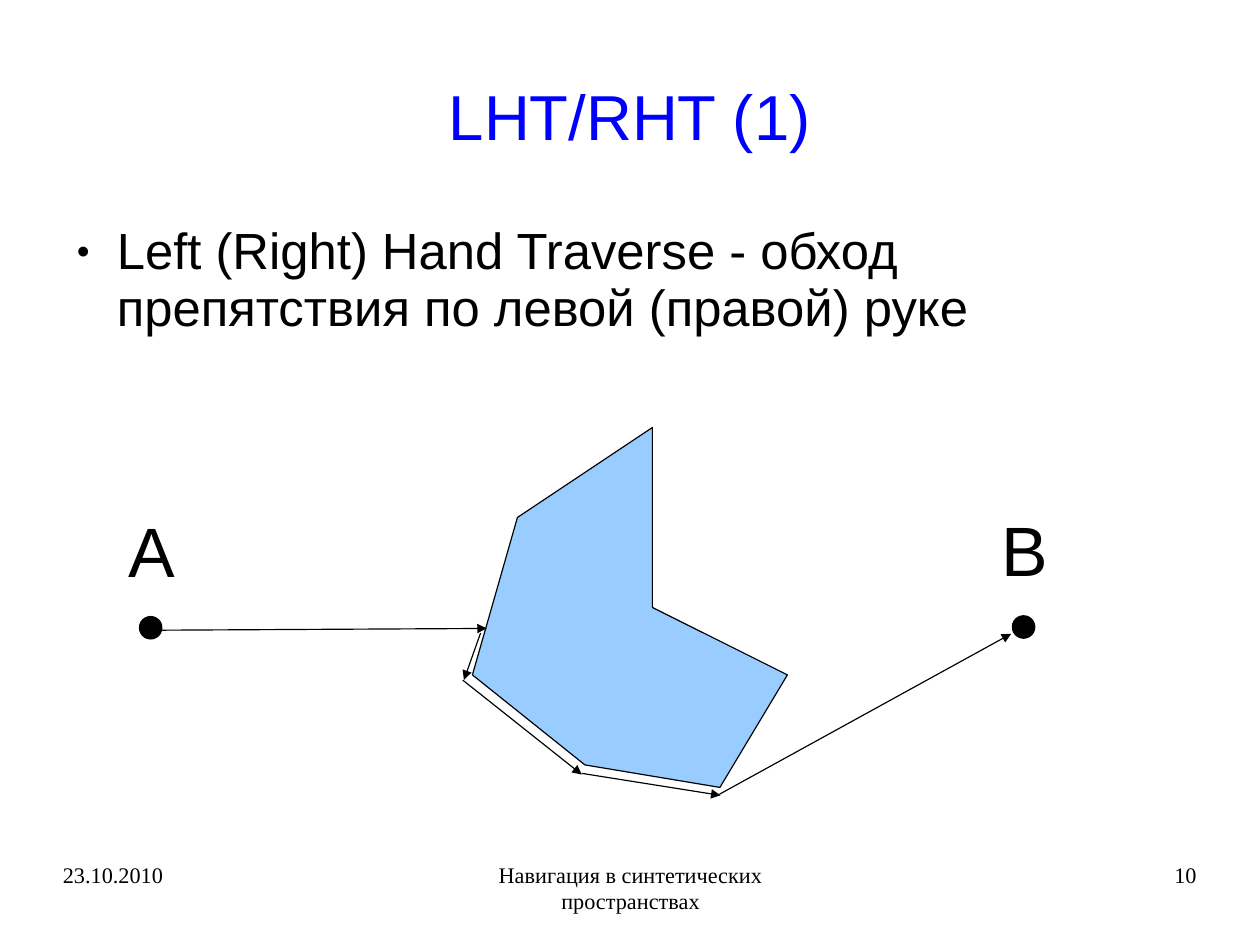
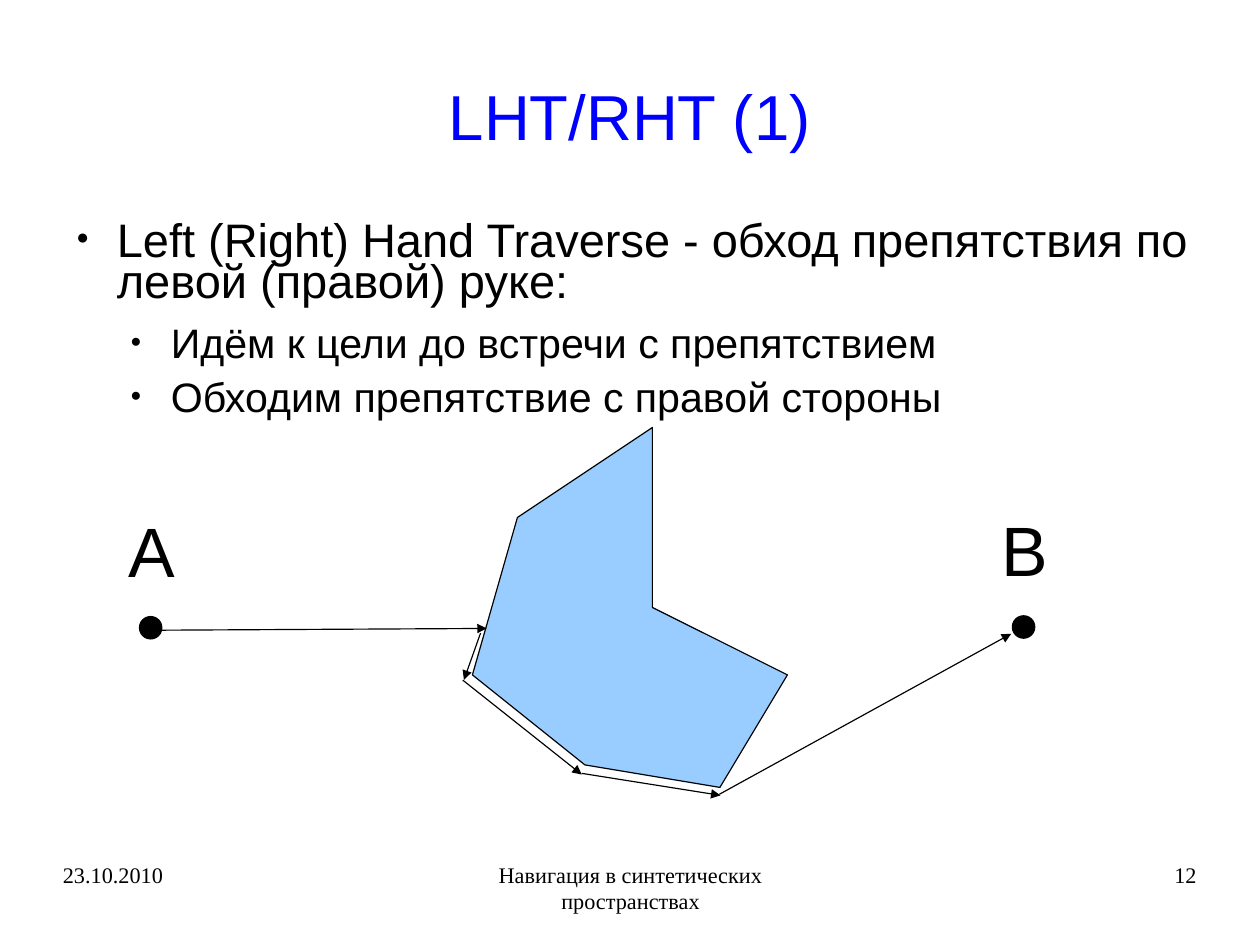
Before and after one commit to rutsky/semester09, a slide deck: slide 12 of Artificial_intelligence/Navigation_in_synthetic_space/50572_Rutsky_Navigation_in_synthetic_space.ppt (slide 10 before the commit). Drawn at 1260x945 pixels with LibreOffice and Linux fonts; fonts in the diff are those of the drawing. Boxes give left, top, right and bottom in pixels: in the first picture for what was removed or moved away, otherwise in the second. Text is boxed around its words. In the diff, an @@ line names an element or a change of style, - is before the commit and + after.

```diff
--- a/Artificial_intelligence/Navigation_in_synthetic_space/50572_Rutsky_Navigation_in_synthetic_space.ppt
+++ b/Artificial_intelligence/Navigation_in_synthetic_space/50572_Rutsky_Navigation_in_synthetic_space.ppt
@@ text at <box>117,222,1188,420</box>: text changed; size 32 to 25.9 pt @@
-● Left (Right) Hand Traverse - обход препятствия по левой (правой) руке
+● Left (Right) Hand Traverse - обход препятствия по левой (правой) руке:
+  ● Идём к цели до встречи с препятствием
+  ● Обходим препятствие с правой стороны
@@ page number at <box>1174,868,1196,883</box>: text changed @@
-10
+12
```
Also in this commit, not shown: 19 other slides changed, 4 slides added, 2 other files.
